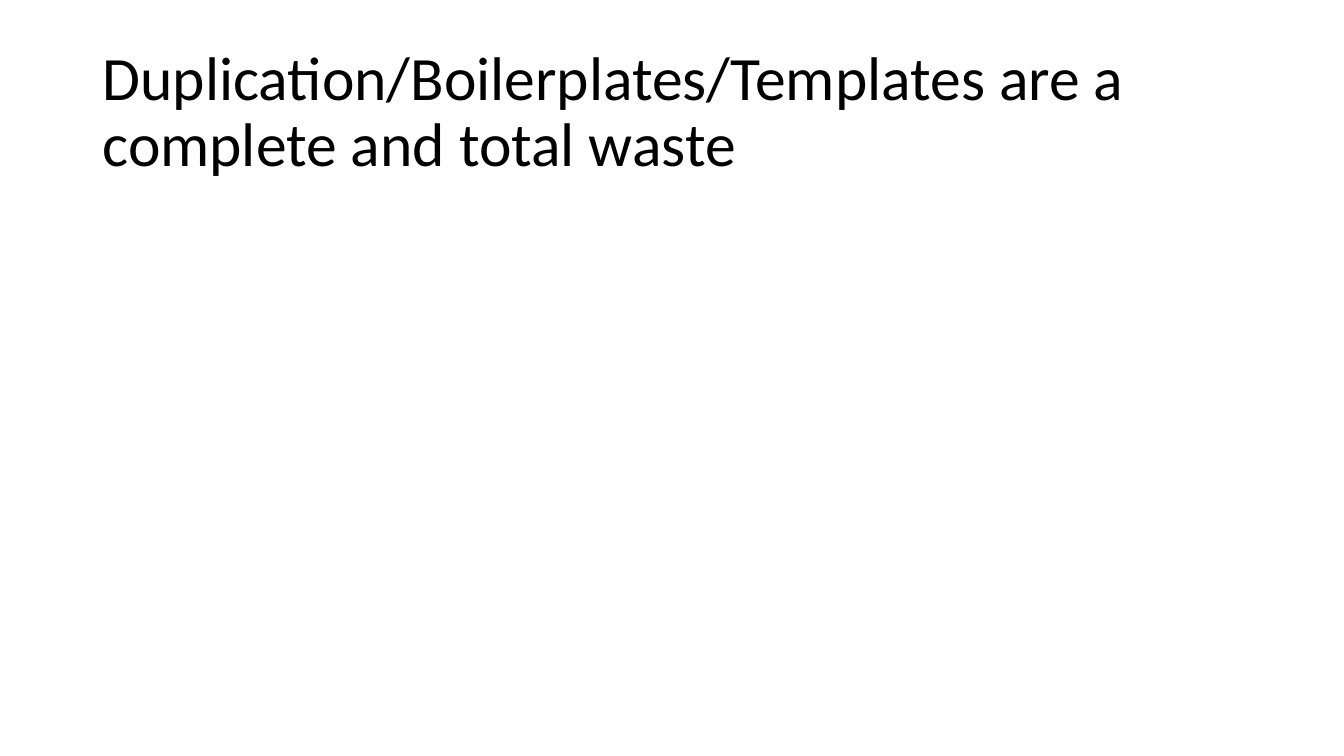
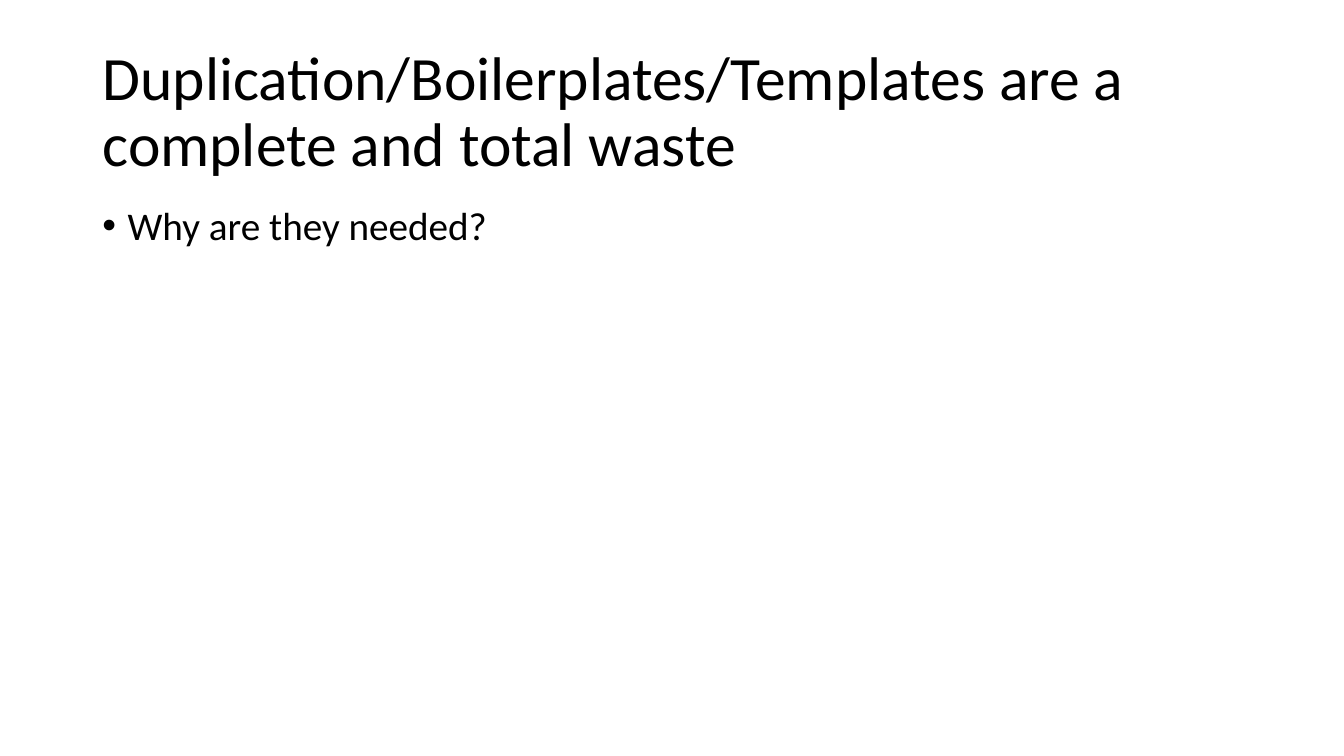
Before and after one commit to jamessdixon/REPL-Driven-Development, a slide deck: slide 18 of REPL-Driven-Development.pptx. Drawn at 1344x756 pixels with LibreOffice and Linux fonts; fonts in the diff are those of the drawing. Boxes give left, top, right and bottom in pixels: in the first picture for what was removed or moved away, otherwise in the second. Text is boxed around its words. In the diff, an @@ line names an element or a change of style, - is before the commit and + after.

```diff
--- a/REPL-Driven-Development.pptx
+++ b/REPL-Driven-Development.pptx
@@ text added at bbox=[128, 212, 487, 247], 28 pt, text #000000 @@
+• Why are they needed?
```
Also in this commit, not shown: 5 other slides changed, 7 slides removed.
